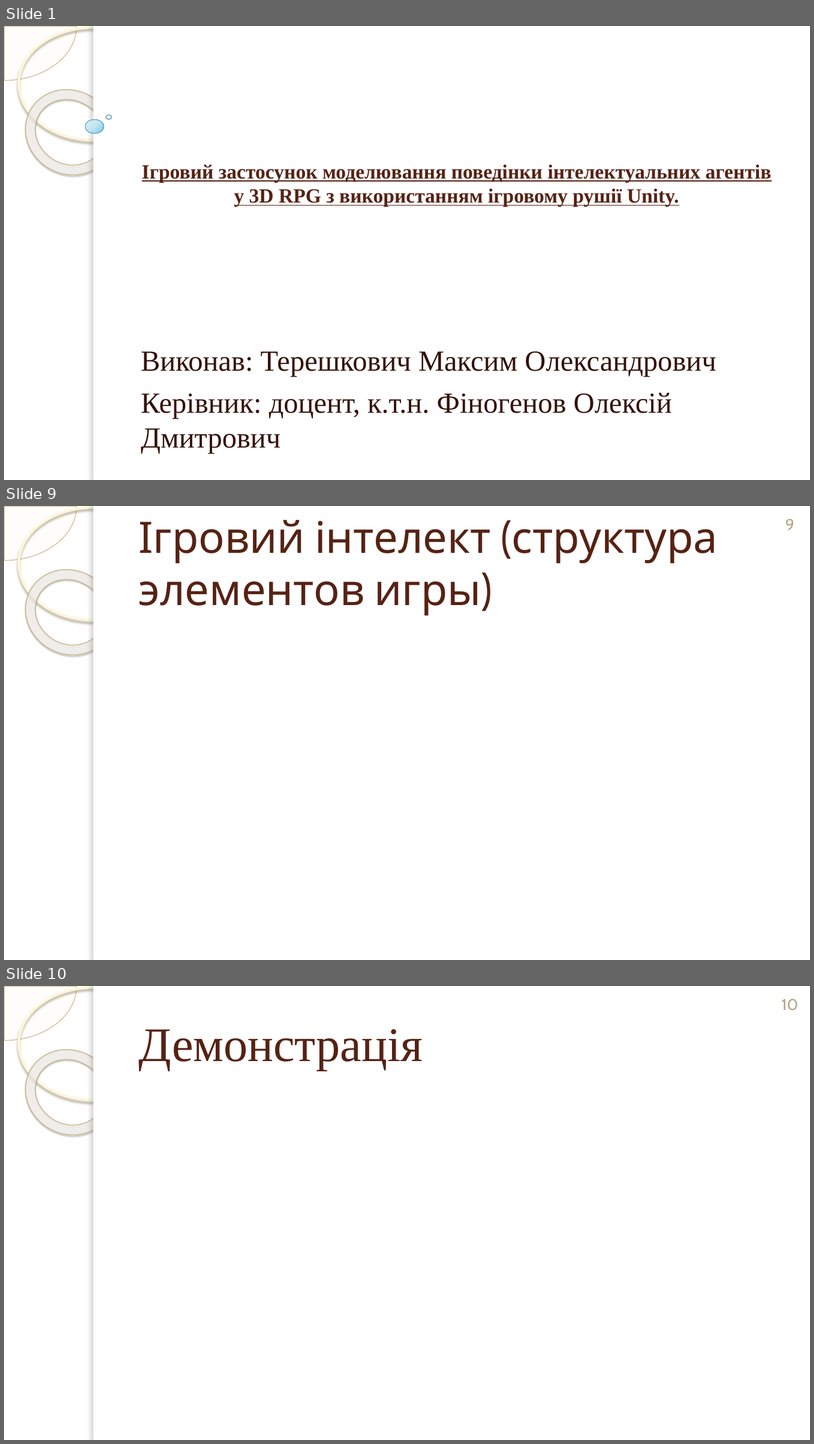
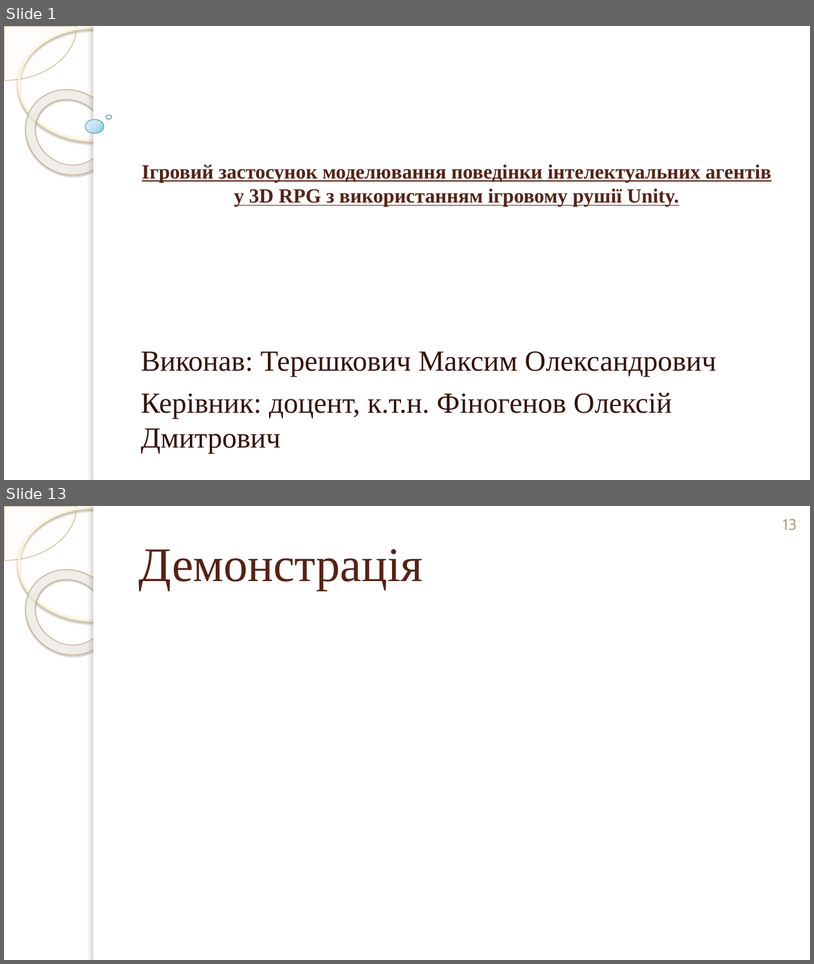
Before and after one commit to mcmcmax437/3D-RPG-Diploma-Thesis, a slide deck: Documents/Презентація_Терешкович_ІТ-02_ПредЗахист.pptx. Shown one above the other, each under a label of ours: slides 1, 9 and 10 before the commit, slides 1 and 13 after it; the slides between them are not shown. The pictures are 814x1444 and 814x964 pixels, drawn with LibreOffice and Linux fonts; fonts in the diff are those of the drawing; background and template pictures are left out. Boxes give left, top, right and bottom in pixels: in the first picture for what was removed or moved away, otherwise in the second. Text is boxed around its words. In the diff, an @@ line names an element or a change of style, - is before the commit and + after.

```diff
--- a/Documents/Презентація_Терешкович_ІТ-02_ПредЗахист.pptx
+++ b/Documents/Презентація_Терешкович_ІТ-02_ПредЗахист.pptx
@@ slide 9 removed at <box>4,506,810,960</box>, background picture (left out); not listed: 5 template elements that a slide beside it also shows @@
@@ title removed at <box>138,520,718,616</box> @@
-Ігровий інтелект (структура элементов игры)
@@ page number removed at <box>786,519,795,530</box> @@
-9
@@ what was slide 10 is now slide 13 @@
@@ page number at <box>783,519,798,530</box>: text changed @@
-10
+13
```
Also in this commit, not shown: 7 slides changed, 5 slides added, 1 other slide removed, 12 other files.
